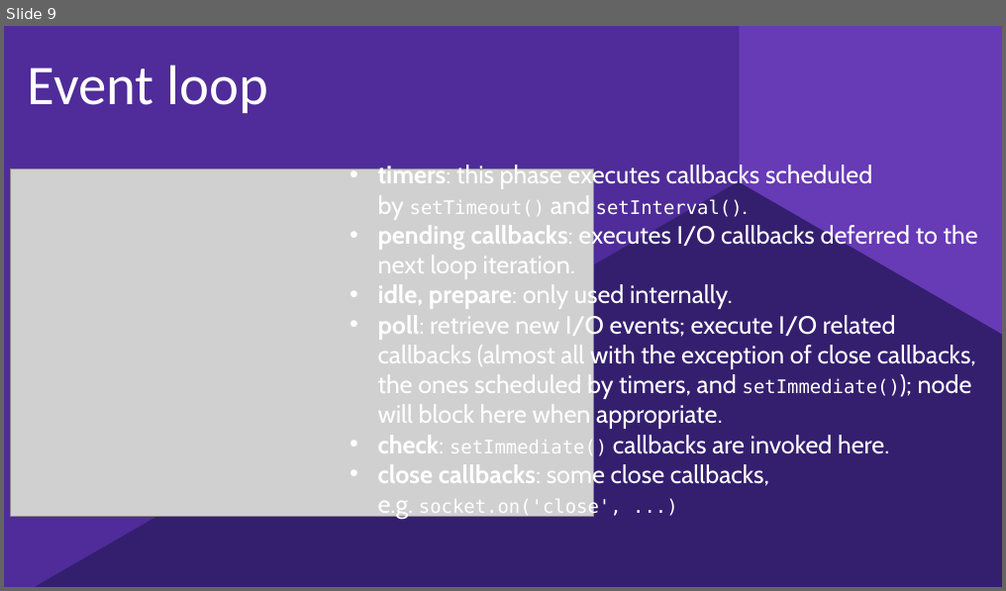
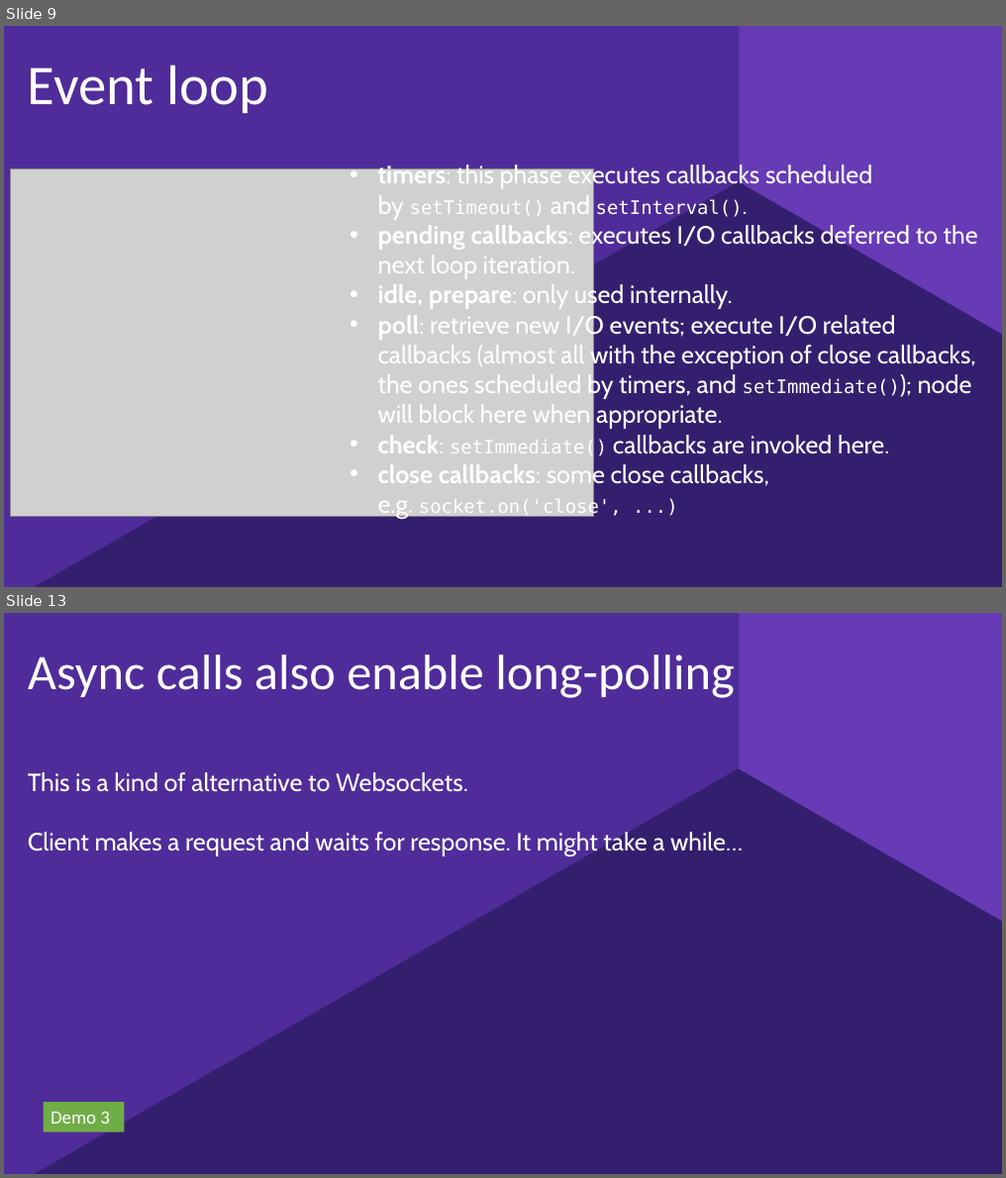
Before and after one commit to kjocevicius/nodejs-demo, a slide deck: nodejs.pptx. Shown one above the other, each under a label of ours: slide 9 before the commit, slides 9 and 13 after it; the slides between them are not shown. The pictures are 1006x591 and 1006x1178 pixels, drawn with LibreOffice and Linux fonts; fonts in the diff are those of the drawing; grey boxes stand for pictures; background and template pictures are left out. Boxes give left, top, right and bottom in pixels: in the first picture for what was removed or moved away, otherwise in the second. Text is boxed around its words. In the diff, an @@ line names an element or a change of style, - is before the commit and + after.

```diff
--- a/nodejs.pptx
+++ b/nodejs.pptx
@@ slide 13 added at [4, 613, 1002, 1174], background #FFFFFF; not listed: 3 template elements that a slide beside it also shows @@
@@ title added at [28, 655, 734, 698], 48 pt, text #FFFFFF @@
+Async calls also enable long-polling
@@ text added at [28, 772, 743, 857], 24 pt, text #FFFFFF @@
+This is a kind of alternative to Websockets.
+Client makes a request and waits for response. It might take a while…
@@ rectangle added at [43, 1103, 124, 1133], fill #70AD47, 18 pt, text #FFFFFF @@
+Demo 3
```
Also in this commit, not shown: 5 slides changed, 3 other slides added, 2 slides removed, 10 other files.
